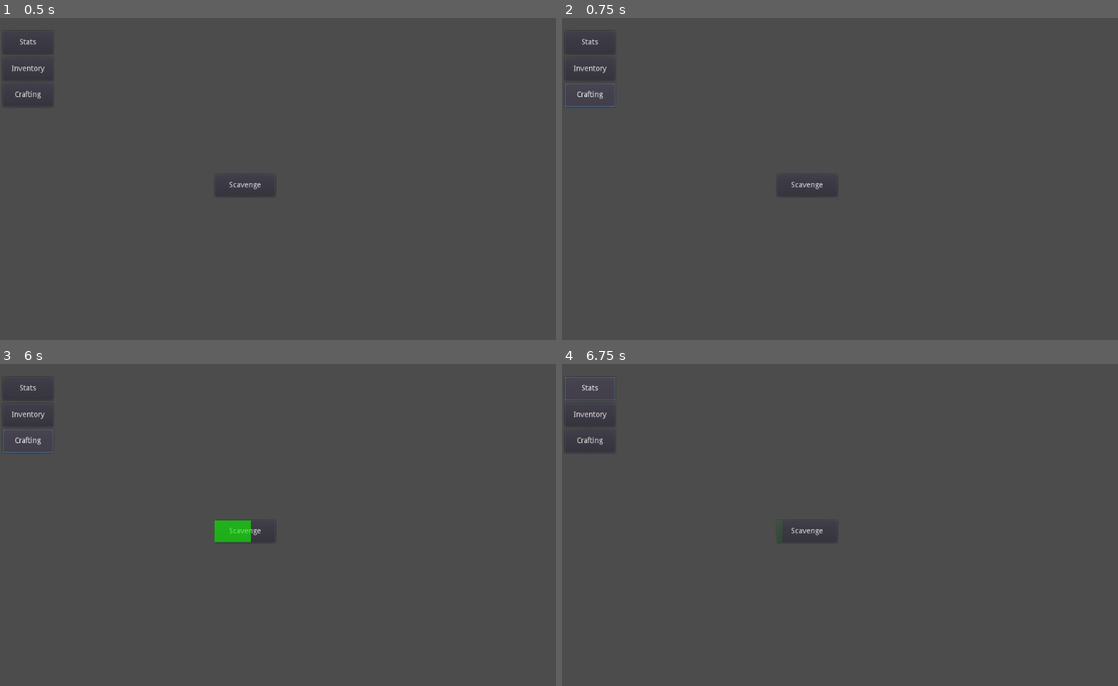
Above: before the commit, frames 1-4 (two rows, left to right).
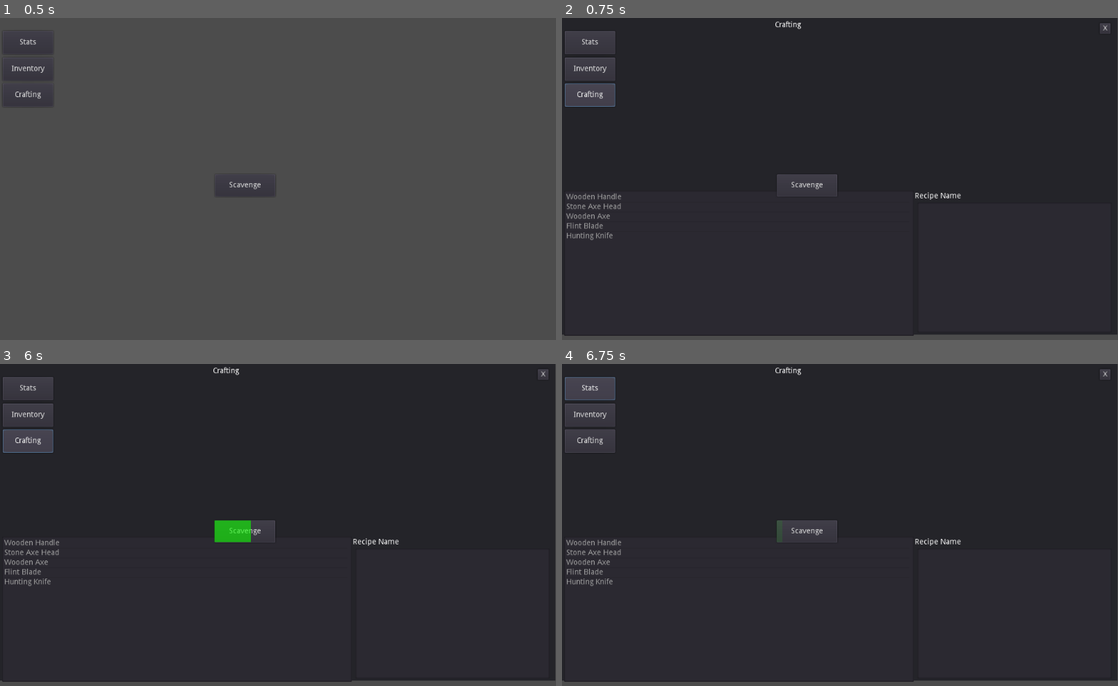
Above: after the commit, the same moments.

Repository: uncleBlobby/godot-scavenge-2d
Game: Godot game, scene res://Main.tscn
The game is run twice, just before and just after one commit, with the same random seed, the same clock (stepped at 60 frames per second) and the same inputs.
Inputs (mouse positions are in pixels of both pictures, inside the frame that each line leads up to):
- Up to frame 1 (0.5 s): no input
- Up to frame 2 (0.75 s): click "Crafting" at 0.5 s
- Up to frame 3 (6 s): click (544, 373) at 1.25 s, where only the run after the commit has a clickable "X"; click "Scavenge" at 2 s; click "Inventory" at 2.75 s; click "Stats" at 3.5 s; click "Scavenge" at 4.25 s; click "Inventory" at 5 s; click "Crafting" at 5.75 s
- Up to frame 4 (6.75 s): click "Stats" at 6.5 s

Frame 1 is identical in both runs. In frame 2, 95% of the frame differs, in the area x 0-100%, y 0-99%; in frame 3, 95%; in frame 4, 95%.

Commit message:
moved window close icons to other windows -- will need a refactor for modularity down the road

Diff:
--- a/Crafting.gd
+++ b/Crafting.gd
@@ -1,4 +1,6 @@
 extends Node
+
+var isVisible = false
 
 var recipes = {
 	"Wooden Handle" : {
--- a/CraftingButton.gd
+++ b/CraftingButton.gd
@@ -1,10 +1,9 @@
 extends Button
 
 
-onready var craftingPanel = get_node("/root/Main/Crafting/Panel")
+onready var craftingPanel = get_node("/root/Main/Crafting")
 onready var this = get_node(".")
 
-var isVisible = false
 
 # Called when the node enters the scene tree for the first time.
 func _ready():
@@ -14,12 +13,12 @@
 
 
 func _showHideCraftingPanel():
-	if !isVisible:
+	if !craftingPanel.isVisible:
 		craftingPanel.show()
-		isVisible = true
+		craftingPanel.isVisible = true
 	else:
 		craftingPanel.hide()
-		isVisible = false
+		craftingPanel.isVisible = false
 
 # Called every frame. 'delta' is the elapsed time since the previous frame.
 #func _process(delta):
--- a/Main.tscn
+++ b/Main.tscn
@@ -11,7 +11,8 @@
 [ext_resource path="res://CraftingButton.gd" type="Script" id=9]
 [ext_resource path="res://StatsButton.gd" type="Script" id=10]
 [ext_resource path="res://Main.gd" type="Script" id=11]
-[ext_resource path="res://Window Closer.gd" type="Script" id=12]
+[ext_resource path="res://inv Window Closer.gd" type="Script" id=12]
+[ext_resource path="res://crafting Window Closer.gd" type="Script" id=13]
 
 [sub_resource type="RectangleShape2D" id=1]
 extents = Vector2( 7.81195, 7.1059 )
@@ -70,7 +71,6 @@
 position = Vector2( -83.9196, 39.0858 )
 
 [node name="Crafting" type="Node2D" parent="."]
-visible = false
 show_behind_parent = true
 z_index = -1
 script = ExtResource( 8 )
@@ -125,6 +125,40 @@
 margin_top = 15.0
 margin_right = 361.0
 margin_bottom = 255.0
+
+[node name="crafting Window Closer" type="Node2D" parent="Crafting/Panel"]
+position = Vector2( 1009.46, 9.40595 )
+script = ExtResource( 13 )
+
+[node name="ColorRect" type="ColorRect" parent="Crafting/Panel/crafting Window Closer"]
+visible = false
+anchor_left = 1.0
+anchor_right = 1.0
+margin_left = -10.0
+margin_bottom = 10.0
+color = Color( 0, 0, 0, 1 )
+__meta__ = {
+"_edit_use_anchors_": false
+}
+
+[node name="Area2D" type="Area2D" parent="Crafting/Panel/crafting Window Closer"]
+visible = false
+z_index = 5
+
+[node name="CollisionShape2D" type="CollisionShape2D" parent="Crafting/Panel/crafting Window Closer/Area2D"]
+visible = false
+position = Vector2( -5.30334, 4.59619 )
+shape = SubResource( 1 )
+
+[node name="Button" type="Button" parent="Crafting/Panel/crafting Window Closer"]
+margin_left = -19.2386
+margin_top = -0.222728
+margin_right = 0.761414
+margin_bottom = 19.7773
+text = "X"
+__meta__ = {
+"_edit_use_anchors_": false
+}
 
 [node name="Stats" type="Node2D" parent="."]
 visible = false
@@ -158,6 +192,7 @@
 }
 
 [node name="Inventory" type="Node2D" parent="."]
+visible = false
 position = Vector2( -0.559448, -1.40921 )
 script = ExtResource( 5 )
 
@@ -203,11 +238,11 @@
 fixed_column_width = 100
 icon_mode = 0
 
-[node name="Window Closer" type="Node2D" parent="Inventory/Panel"]
+[node name="inv Window Closer" type="Node2D" parent="Inventory/Panel"]
 position = Vector2( 902.666, 1.41744 )
 script = ExtResource( 12 )
 
-[node name="ColorRect" type="ColorRect" parent="Inventory/Panel/Window Closer"]
+[node name="ColorRect" type="ColorRect" parent="Inventory/Panel/inv Window Closer"]
 visible = false
 anchor_left = 1.0
 anchor_right = 1.0
@@ -218,16 +253,16 @@
 "_edit_use_anchors_": false
 }
 
-[node name="Area2D" type="Area2D" parent="Inventory/Panel/Window Closer"]
+[node name="Area2D" type="Area2D" parent="Inventory/Panel/inv Window Closer"]
 visible = false
 z_index = 5
 
-[node name="CollisionShape2D" type="CollisionShape2D" parent="Inventory/Panel/Window Closer/Area2D"]
+[node name="CollisionShape2D" type="CollisionShape2D" parent="Inventory/Panel/inv Window Closer/Area2D"]
 visible = false
 position = Vector2( -5.30334, 4.59619 )
 shape = SubResource( 1 )
 
-[node name="Button" type="Button" parent="Inventory/Panel/Window Closer"]
+[node name="Button" type="Button" parent="Inventory/Panel/inv Window Closer"]
 margin_left = -19.2386
 margin_top = -0.222728
 margin_right = 0.761414
--- a/Window Closer.gd
+++ b/crafting Window Closer.gd
@@ -3,10 +3,7 @@
 onready var this = get_node(".")
 
 onready var closeButton = get_node("Button")
-onready var inventory = get_node("/root/Main/Inventory")
-
-#onready var inventoryButton = get_node("/root/Main/MainButtonHandle/InventoryButton")
-
+onready var crafting = get_node("/root/Main/Crafting")
 
 
 # Called when the node enters the scene tree for the first time.
@@ -17,12 +14,8 @@
 
 # Called every frame. 'delta' is the elapsed time since the previous frame.
 func _process(delta):
-	#inventoryWindow = get_node("/root/Main/Inventory")
 	pass
 
-func _helloWorld():
-	print("Hello World")
-
 func _closeWindow():
-	inventory["isVisible"] = false
-	inventory.hide()
+	crafting["isVisible"] = false
+	crafting.hide()
--- /dev/null
+++ b/inv Window Closer.gd
@@ -0,0 +1,21 @@
+extends Node2D
+
+onready var this = get_node(".")
+
+onready var closeButton = get_node("Button")
+onready var inventory = get_node("/root/Main/Inventory")
+
+
+# Called when the node enters the scene tree for the first time.
+func _ready():
+	closeButton.connect("button_up", self, "_closeWindow")
+	pass # Replace with function body.
+
+
+# Called every frame. 'delta' is the elapsed time since the previous frame.
+func _process(delta):
+	pass
+
+func _closeWindow():
+	inventory["isVisible"] = false
+	inventory.hide()
Not shown: 1 places in Main.tscn that only renumber resources
